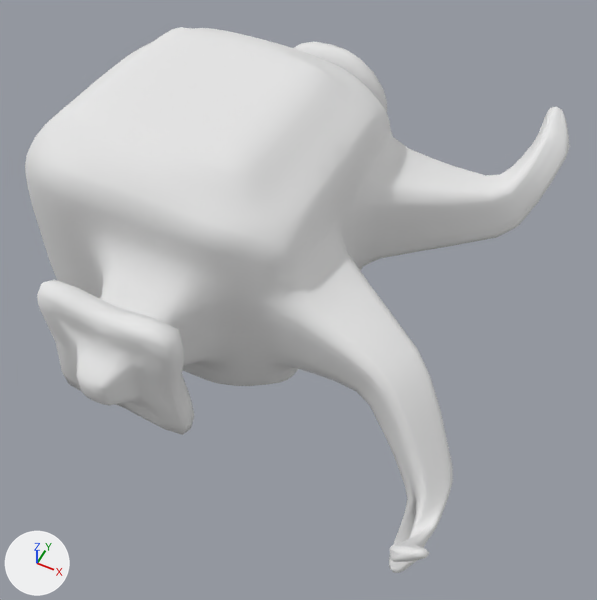
What one commit did to the OBJ model Source/Models/hoofd.obj.
Both versions are drawn from a 50 mm lens placed at (13.0, -19.1, 23.2), pointed at (4.0, -1.1, 0.7). Lighting does not change. The marker at lower left points along +X, +Y and +Z. Where no turn or scale is listed for an object, it has been applied to the vertices.

In view in the first picture: 'hoofd'.
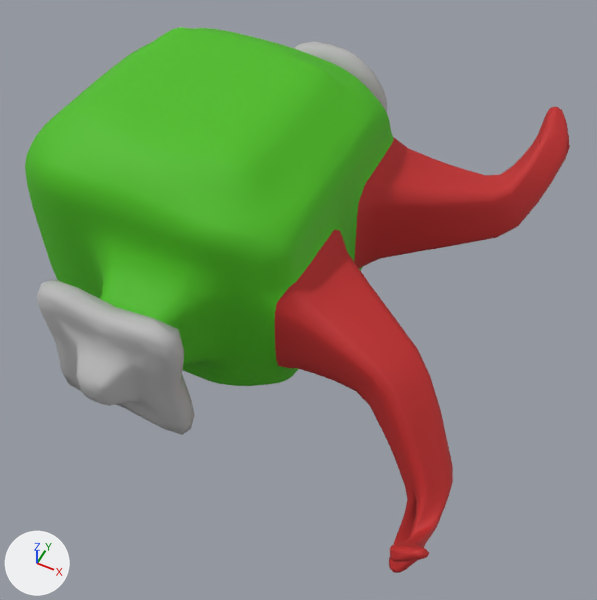
What changed in the scene script:
```text
Change mat_material:
    mat_material.base_color: (0.8, 0.8, 0.8) -> (0.0692, 0.515, 0.00653)  # white #e7e7e7 -> green #4abe13
Change mat_material_002:
    mat_material_002.base_color: (0.8, 0.8, 0.8) -> (0.535, 0.0199, 0.0199)  # white #e7e7e7 -> red #c12727
Change mat_material_001:
    mat_material_001.base_color: (0.8, 0.8, 0.8) -> (0.486, 0.486, 0.486)  # white #e7e7e7 -> grey #b9b9b9
```

Changed parts and their boxes [x1, y1, x2, y2] in the pictures (597 x 600 px):
'hoofd', recoloured
    both: [25, 27, 570, 573]
